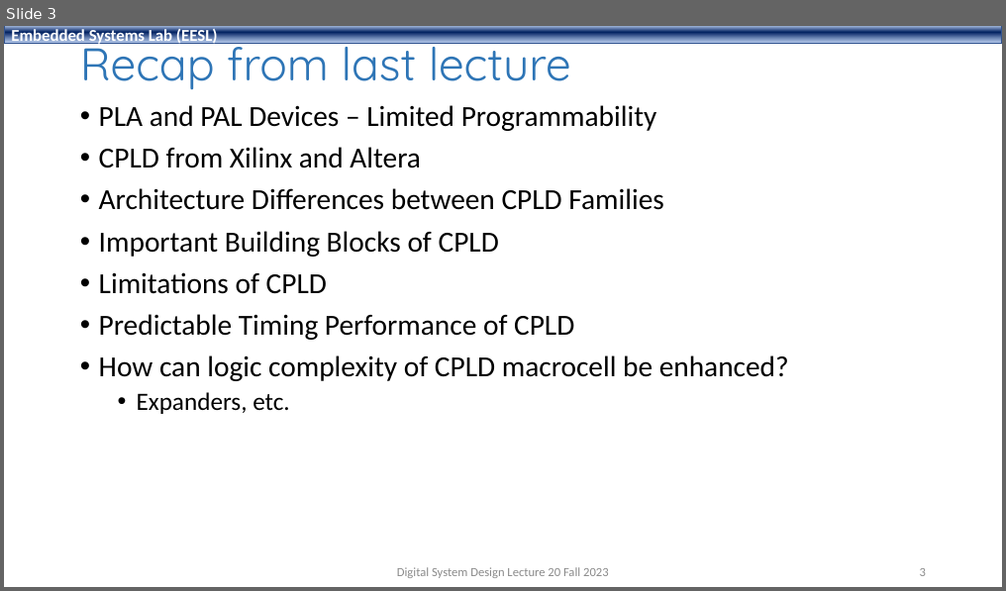
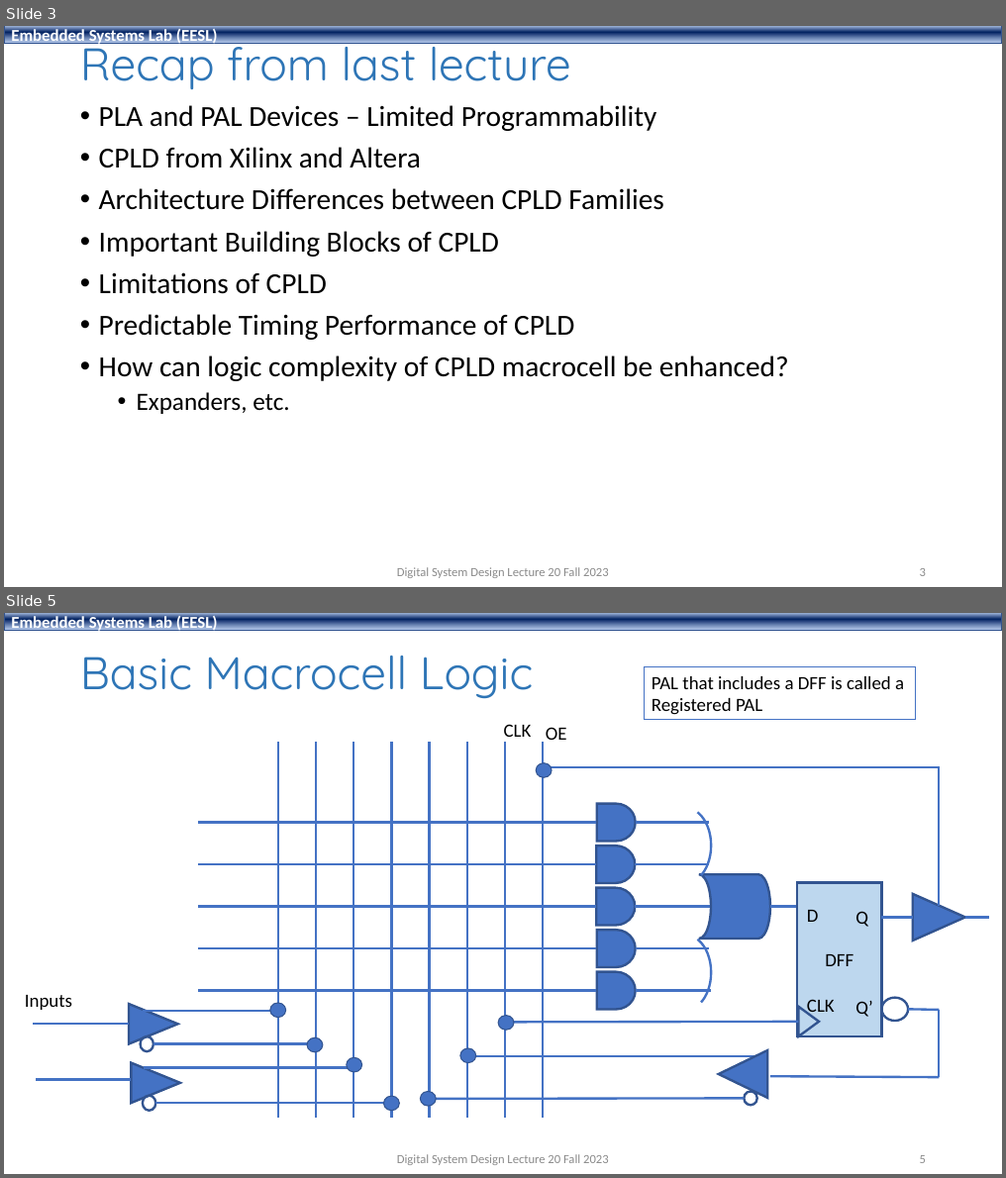
Before and after one commit to shahidmasud/shahidmasud.github.io, a slide deck: DSD_Lec20_Fall2023.ppsx. Shown one above the other, each under a label of ours: slide 3 before the commit, slides 3 and 5 after it; the slides between them are not shown. The pictures are 1006x591 and 1006x1178 pixels, drawn with LibreOffice and Linux fonts; fonts in the diff are those of the drawing; background and template pictures are left out. Boxes give left, top, right and bottom in pixels: in the first picture for what was removed or moved away, otherwise in the second. Text is boxed around its words. In the diff, an @@ line names an element or a change of style, - is before the commit and + after.

```diff
--- a/DSD_Lec20_Fall2023.ppsx
+++ b/DSD_Lec20_Fall2023.ppsx
@@ slide 5 added at (4,613,1002,1174), background #FFFFFF; not listed: 1 template element that a slide beside it also shows @@
@@ title added at (80,656,533,699), 44 pt, text #2E75B6 @@
+Basic Macrocell Logic
@@ rectangle added at (645,666,915,720), fill #FFFFFF, outline #4472C4 1 pt, 18 pt, text #000000 @@
+PAL that includes a DFF is called a
+Registered PAL
@@ group added at (25,724,989,1118): 35 lines, 12 ellipses, 5 flow chart delays, 5 triangles, 5 texts, 2 arc (boxed as its full ellipse)s, 1 flow chart online storage, 1 rectangle @@
+DFF
+D
+CLK
+Inputs
+OE
+CLK
+Q
+Q’
@@ text added at (397,1155,608,1165), 12 pt, text #8C8C8C @@
+Digital System Design Lecture 20 Fall 2023
@@ page number added at (920,1156,926,1163), 12 pt, text #8C8C8C @@
+5
```
Also in this commit, not shown: 2 slides changed, 15 other slides added.
